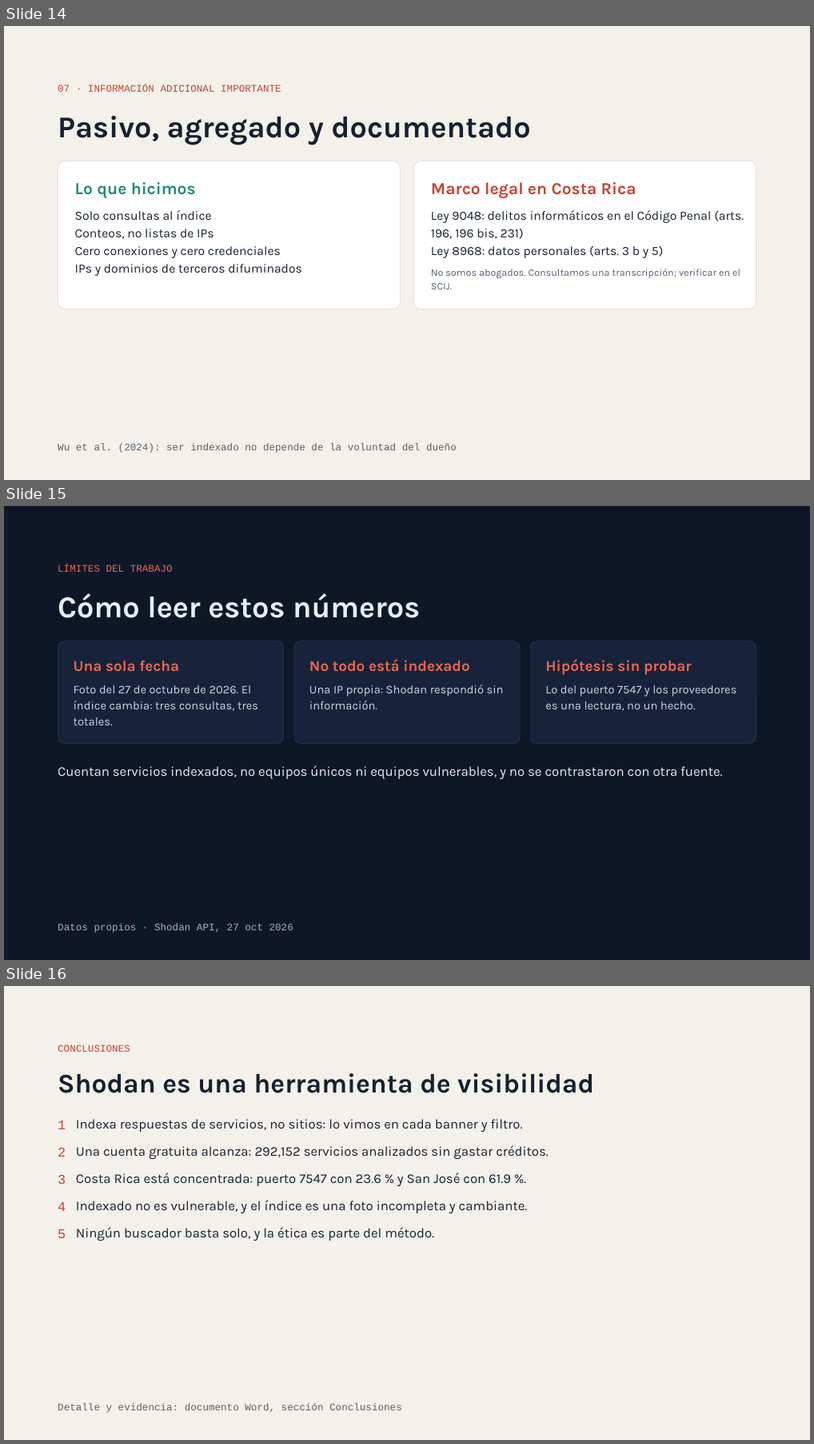
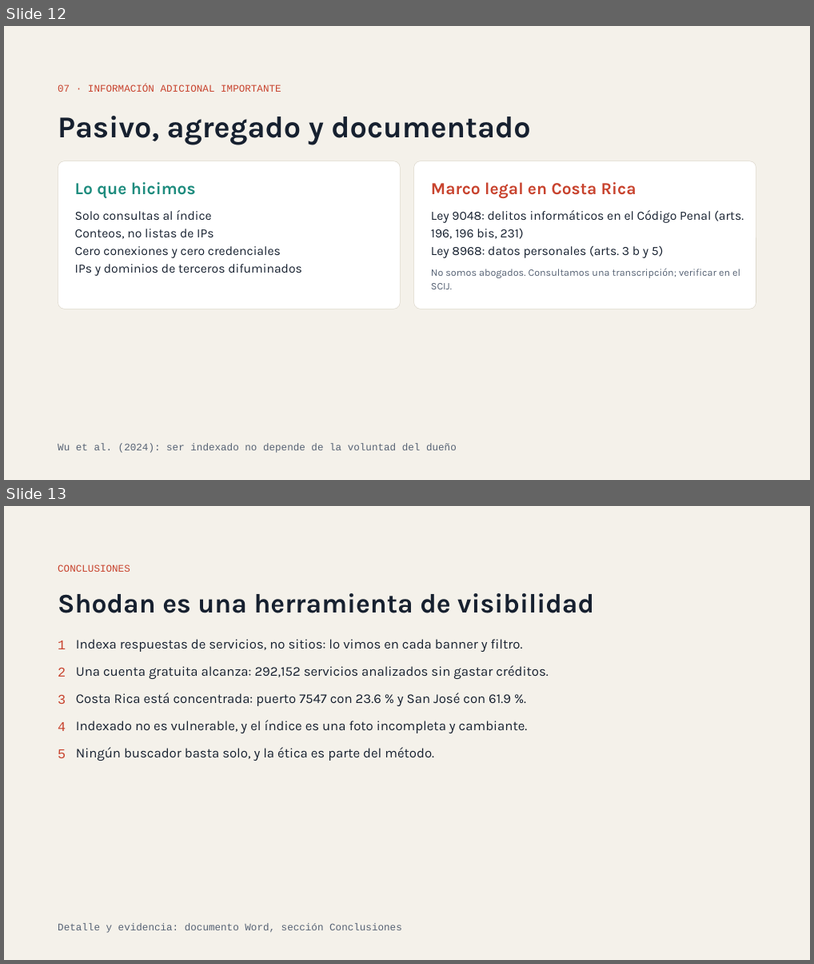
Before and after one commit to MariangelArias/investigacion_IF6000, a slide deck: Shodan IF-6000 Exposición.pptx. Shown one above the other, each under a label of ours: slides 14, 15 and 16 before the commit, slides 12 and 13 after it. The pictures are 814x1444 and 814x964 pixels, drawn with LibreOffice and Linux fonts; fonts in the diff are those of the drawing. Boxes give left, top, right and bottom in pixels: in the first picture for what was removed or moved away, otherwise in the second. Text is boxed around its words. In the diff, an @@ line names an element or a change of style, - is before the commit and + after.

```diff
--- a/Shodan IF-6000 Exposición.pptx
+++ b/Shodan IF-6000 Exposición.pptx
@@ slide 15 removed at [4, 506, 810, 960], background #0E1726 @@
@@ text removed at [58, 564, 173, 572] @@
-LÍMITES DEL TRABAJO
@@ title removed at [58, 593, 420, 618] @@
-Cómo leer estos números
@@ rounded rectangle removed at [58, 641, 283, 743] @@
@@ rounded rectangle removed at [294, 641, 520, 743] @@
@@ rounded rectangle removed at [531, 641, 757, 743] @@
@@ text removed at [74, 660, 179, 672] @@
-Una sola fecha
@@ text removed at [310, 659, 470, 672] @@
-No todo está indexado
@@ text removed at [546, 659, 692, 675] @@
-Hipótesis sin probar
@@ text removed at [74, 685, 258, 725] @@
-Foto del 27 de octubre de 2026. El índice cambia: tres consultas, tres totales.
@@ text removed at [310, 684, 504, 709] @@
-Una IP propia: Shodan respondió sin información.
@@ text removed at [546, 685, 738, 711] @@
-Lo del puerto 7547 y los proveedores es una lectura, no un hecho.
@@ text removed at [58, 765, 722, 779] @@
-Cuentan servicios indexados, no equipos únicos ni equipos vulnerables, y no se contrastaron con otra fuente.
@@ text removed at [58, 923, 294, 932] @@
-Datos propios · Shodan API, 27 oct 2026
@@ what was slide 14 is now slide 12 @@
@@ what was slide 16 is now slide 13 @@
```
Also in this commit, not shown: 2 other slides removed.
